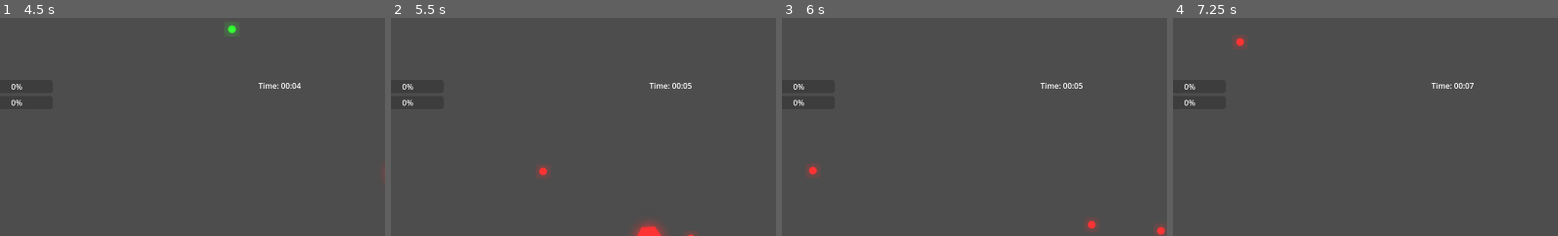
Above: before the commit, frames 1-4 (left to right).
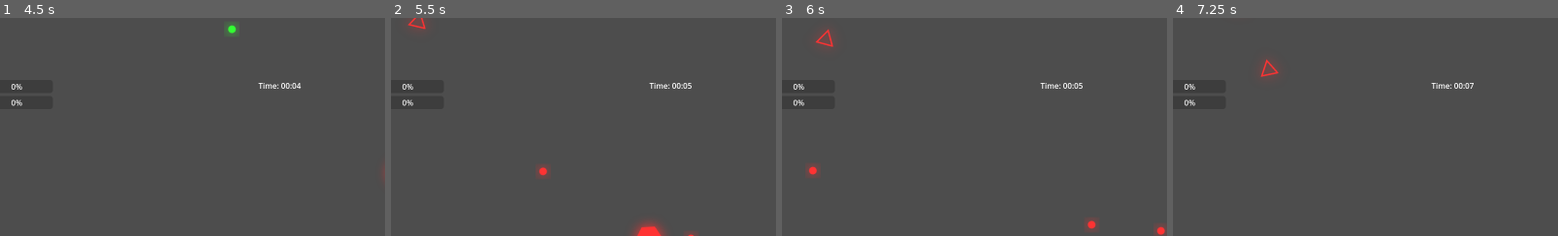
Above: after the commit, the same moments.

Repository: E3-Hub/major-jam-7
Game: Godot game, scene res://scenes/world/main.tscn
Two runs of this game, one before a commit and one after it. Both use one fixed random seed, a clock stepped at 60 frames per second and the inputs below.
Inputs (mouse positions are % of the whole screen's width and height, from its top left):
- Up to frame 1 (4.5 s): tap Enter at 0.5 s; move the mouse to (72, 45) at 0.52 s; press the mouse at (72, 45) at 0.53 s; hold D (move_right) 0.53-1.28 s; tap Space (dash) at 0.6, 1.55, 3.05, 3.6 s; move the mouse to (30, 55) at 1.27 s; release the mouse at (30, 55) at 1.28 s; hold S (move_down) 1.28-2.03 s; click (30, 55) at 1.35 s; move the mouse to (60, 28) at 2.02 s; press the mouse at (60, 28) at 2.03 s; hold D (move_right) 2.03-2.78 s; tap Q (cycle_color_next) at 2.1 s; move the mouse to (45, 70) at 2.77 s; release the mouse at (45, 70) at 2.78 s; hold W (move_up) 2.78-3.53 s; tap E (cycle_color_prev) at 2.85 s; move the mouse to (81, 65) at 3.52 s; press the mouse at (81, 65) at 3.53 s; hold A (move_left) from 3.53 s (still down); move the mouse to (20, 35) at 4.27 s; release the mouse at (20, 35) at 4.28 s; click (20, 35) at 4.35 s
- Up to frame 2 (5.5 s): tap Space (dash) at 4.55, 5.1 s; move the mouse to (55, 50) at 5.02 s; release A (move_left) at 5.03 s; press the mouse at (55, 50) at 5.03 s; hold S (move_down) from 5.03 s (still down)
- Up to frame 3 (6 s): move the mouse to (35, 25) at 5.77 s; release S (move_down) at 5.78 s; release the mouse at (35, 25) at 5.78 s; hold D (move_right) from 5.78 s (still down); click (35, 25) at 5.85 s
- Up to frame 4 (7.25 s): tap Space (dash) at 6.05 s; move the mouse to (72, 45) at 6.52 s; release D (move_right) at 6.53 s; press the mouse at (72, 45) at 6.53 s; hold W (move_up) from 6.53 s (still down); tap Q (cycle_color_next) at 6.6 s
The pictures show only the part of the screen within x 17-67%, y 0-50%; the shares and areas given below are measured in that part.

Frame 1 is identical in both runs. In frame 2, 0.2% of the frame differs, in the area x 4-10%, y 0-6%; in frame 3, 0.2%; in frame 4, 0.4%, in the area x 15-28%, y 8-28%.
Error before the commit: Invalid access to property or key 'enemy_exp_modifier' on a base object of type 'Node (game_modifiers.gd)'. (res://scripts/enemies/base_enemy.gd:18)

Commit message:
rework GameModifier values

Diff:
--- a/scripts/enemies/base_enemy.gd
+++ b/scripts/enemies/base_enemy.gd
@@ -15,9 +15,9 @@
 signal enemy_died(enemy: BaseEnemy)
 
 func _ready():
-	exp_value = int(exp_value * (1 + GameModifiers.enemy_exp_modifier))
-	speed *= (1 + GameModifiers.enemy_speed_modifier)
-	health_system.max_health = int(health_system.max_health * (1 + GameModifiers.enemy_health_modifier))
+	exp_value = int(exp_value * GameModifiers.experience_modifier)
+	speed *= GameModifiers.enemy_speed_modifier
+	health_system.max_health = int(health_system.max_health * GameModifiers.enemy_health_modifier)
 	health_system.current_health = health_system.max_health
 
 	# Set up collision layers
--- a/scripts/enemies/enemy_bullet.gd
+++ b/scripts/enemies/enemy_bullet.gd
@@ -12,8 +12,8 @@
 	collision_layer = 8 # Enemy bullets layer
 	collision_mask = 1 # Player layer
 
-	damage = int(damage * (1 + GameModifiers.enemy_damage_modifier))
-	speed *= (1 + GameModifiers.bullet_speed_modifier)
+	damage = int(damage * GameModifiers.enemy_damage_modifier)
+	speed *= GameModifiers.bullet_speed_modifier
 	if GameModifiers.bullet_chaos_mode:
 		speed *= randf_range(0.5, 1.5)
 
--- a/scripts/enemies/shooting_enemy.gd
+++ b/scripts/enemies/shooting_enemy.gd
@@ -13,7 +13,7 @@
 	super._ready()
 
 	# Setup shoot timer
-	shoot_timer.wait_time = shoot_cooldown / (1 + GameModifiers.enemy_fire_rate_modifier)
+	shoot_timer.wait_time = shoot_cooldown / GameModifiers.enemy_fire_rate_modifier
 	shoot_timer.one_shot = true
 	shoot_timer.timeout.connect(_on_shoot_timer_timeout)
 
--- a/scripts/player/player.gd
+++ b/scripts/player/player.gd
@@ -54,9 +54,9 @@
 	var input_vector = get_input_direction()
 
 	if is_dashing:
-		velocity = dash_direction.normalized() * dash_speed * (1 + GameModifiers.player_speed_modifier)
+		velocity = dash_direction.normalized() * dash_speed * GameModifiers.player_speed_modifier
 	else:
-		velocity = input_vector.normalized() * speed * (1 + GameModifiers.player_speed_modifier)
+		velocity = input_vector.normalized() * speed * GameModifiers.player_speed_modifier
 
 	move_and_slide()
 
--- a/scripts/player/player_bullet.gd
+++ b/scripts/player/player_bullet.gd
@@ -15,8 +15,8 @@
 	collision_layer = 4 # Player bullets layer
 	collision_mask = 2 # Enemy layer
 
-	damage = int(damage * (1 + GameModifiers.player_damage_modifier))
-	speed *= (1 + GameModifiers.bullet_speed_modifier)
+	damage = int(damage * GameModifiers.player_damage_modifier)
+	speed *= GameModifiers.bullet_speed_modifier
 	if GameModifiers.bullet_chaos_mode:
 		speed *= randf_range(0.5, 1.5)
 
@@ -46,7 +46,7 @@
 	if body.has_method("take_damage"):
 		var final_damage = damage
 		if bullet_color == body.enemy_color:
-			final_damage = int(damage * (1 + GameModifiers.match_color_damage_modifier))
+			final_damage = int(damage * GameModifiers.match_color_damage_modifier)
 		body.take_damage(final_damage)
 	queue_free()
 
--- a/scripts/systems/experience_system.gd
+++ b/scripts/systems/experience_system.gd
@@ -12,7 +12,7 @@
 	experience_gained.emit(current_experience, experience_to_next_level)
 
 func add_experience(amount: int):
-	current_experience += int(amount * (1 + GameModifiers.experience_modifier))
+	current_experience += int(amount * GameModifiers.experience_modifier)
 	experience_gained.emit(current_experience, experience_to_next_level)
 
 	while current_experience >= experience_to_next_level:
--- a/scripts/systems/game_modifiers.gd
+++ b/scripts/systems/game_modifiers.gd
@@ -4,28 +4,28 @@
 # This is an autoload singleton
 
 # Damage modifiers
-var player_damage_modifier: float = 0.0
-var match_color_damage_modifier: float = 1.0
-var enemy_damage_modifier: float = 0.0
+var player_damage_modifier: float = 1.0
+var match_color_damage_modifier: float = 2.0
+var enemy_damage_modifier: float = 1.0
 
 # Speed modifiers
-var player_speed_modifier: float = 0.0
-var enemy_speed_modifier: float = 0.0
-var bullet_speed_modifier: float = 0.0
+var player_speed_modifier: float = 1.0
+var enemy_speed_modifier: float = 1.0
+var bullet_speed_modifier: float = 1.0
 
 # Combat modifiers
-var player_fire_rate_modifier: float = 0.0
-var enemy_fire_rate_modifier: float = 0.0
+var player_fire_rate_modifier: float = 1.0
+var enemy_fire_rate_modifier: float = 1.0
 
 # Spawn modifiers
-var enemy_spawn_rate_modifier: float = 0.0
-var enemy_spawn_distance_modifier: float = 0.0
+var enemy_spawn_rate_modifier: float = 1.0
+var enemy_spawn_distance_modifier: float = 1.0
 
 # Experience modifiers
-var experience_modifier: float = 0.0
+var experience_modifier: float = 1.0
 
 # Health modifiers
-var enemy_health_modifier: float = 0.0
+var enemy_health_modifier: float = 1.0
 
 # Special modes
 var bullet_chaos_mode: bool = false
@@ -33,6 +33,7 @@
 # Reset all modifiers to default
 func reset_all_modifiers():
 	player_damage_modifier = 1.0
+	match_color_damage_modifier = 1.0
 	enemy_damage_modifier = 1.0
 	player_speed_modifier = 1.0
 	enemy_speed_modifier = 1.0
--- a/scripts/systems/patch_system/patch_system.gd
+++ b/scripts/systems/patch_system/patch_system.gd
@@ -126,6 +126,6 @@
 			GameModifiers.bullet_speed_modifier += patch.value
 		"player_fire_rate":
 			GameModifiers.player_fire_rate_modifier += patch.value
-			player.shoot_timer.wait_time = player.base_shoot_cooldown / (1 + GameModifiers.player_fire_rate_modifier)
+			player.shoot_timer.wait_time = player.base_shoot_cooldown / GameModifiers.player_fire_rate_modifier
 		"experience":
 			GameModifiers.experience_modifier += patch.value
